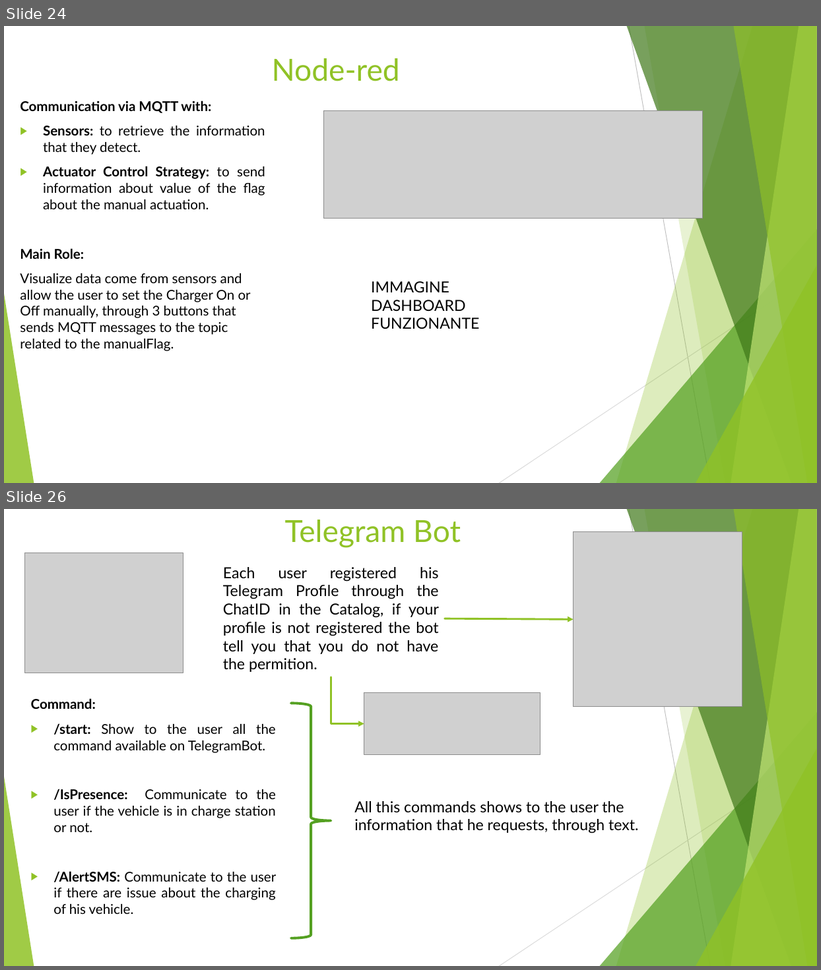
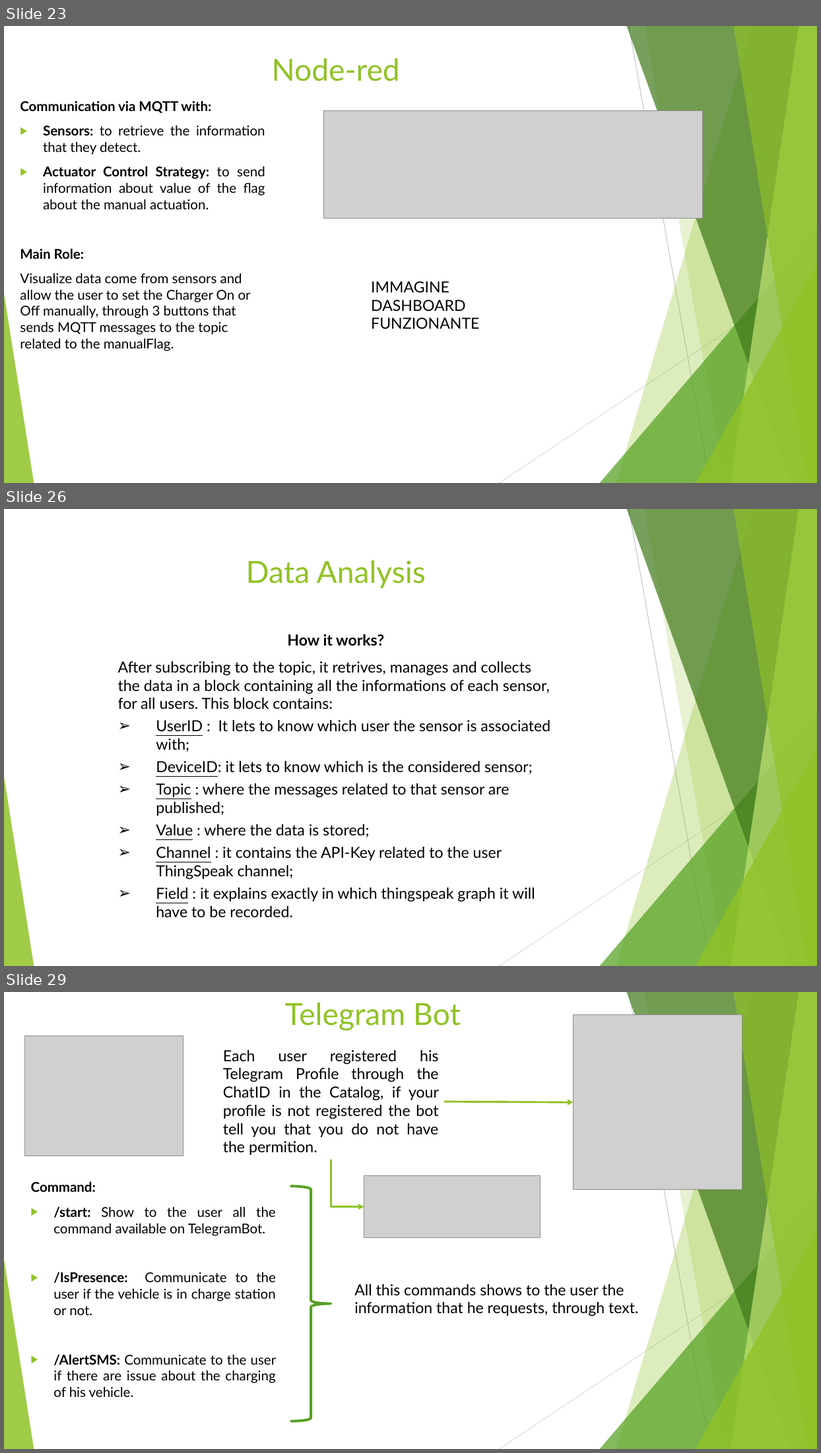
Before and after one commit to annageraci/Battery_Charger_Smart, a slide deck: Materiale Extra/Presentazione del progetto.pptx. Shown one above the other, each under a label of ours: slides 24 and 26 before the commit, slides 23, 26 and 29 after it; the slides between them are not shown. The pictures are 821x970 and 821x1453 pixels, drawn with LibreOffice and Linux fonts; fonts in the diff are those of the drawing; grey boxes stand for pictures. Boxes give left, top, right and bottom in pixels: in the first picture for what was removed or moved away, otherwise in the second. Text is boxed around its words. In the diff, an @@ line names an element or a change of style, - is before the commit and + after.

```diff
--- a/Materiale Extra/Presentazione del progetto.pptx
+++ b/Materiale Extra/Presentazione del progetto.pptx
@@ slide 26 added at (x1=4, y1=509, x2=817, y2=966), background #FFFFFF; not listed: 10 template elements that a slide beside it also shows @@
@@ title added at (x1=246, y1=560, x2=426, y2=588), 36 pt, text #90C226 @@
+Data Analysis
@@ text added at (x1=118, y1=634, x2=550, y2=918), 18 pt, text #000000 @@
+How it works?
+After subscribing to the topic, it retrives, manages and collects the data in a block containing all the informations of each sensor, for all users. This block contains:
+➢ UserID : It lets to know which user the sensor is associated with;
+➢ DeviceID: it lets to know which is the considered sensor;
+➢ Topic : where the messages related to that sensor are published;
+➢ Value : where the data is stored;
+➢ Channel : it contains the API-Key related to the user ThingSpeak channel;
+➢ Field : it explains exactly in which thingspeak graph it will have to be recorded.
@@ what was slide 24 is now slide 23 @@
@@ what was slide 26 is now slide 29 @@
```
Also in this commit, not shown: 1 slide changed, 4 other slides added, 2 slides removed, 34 other files.
